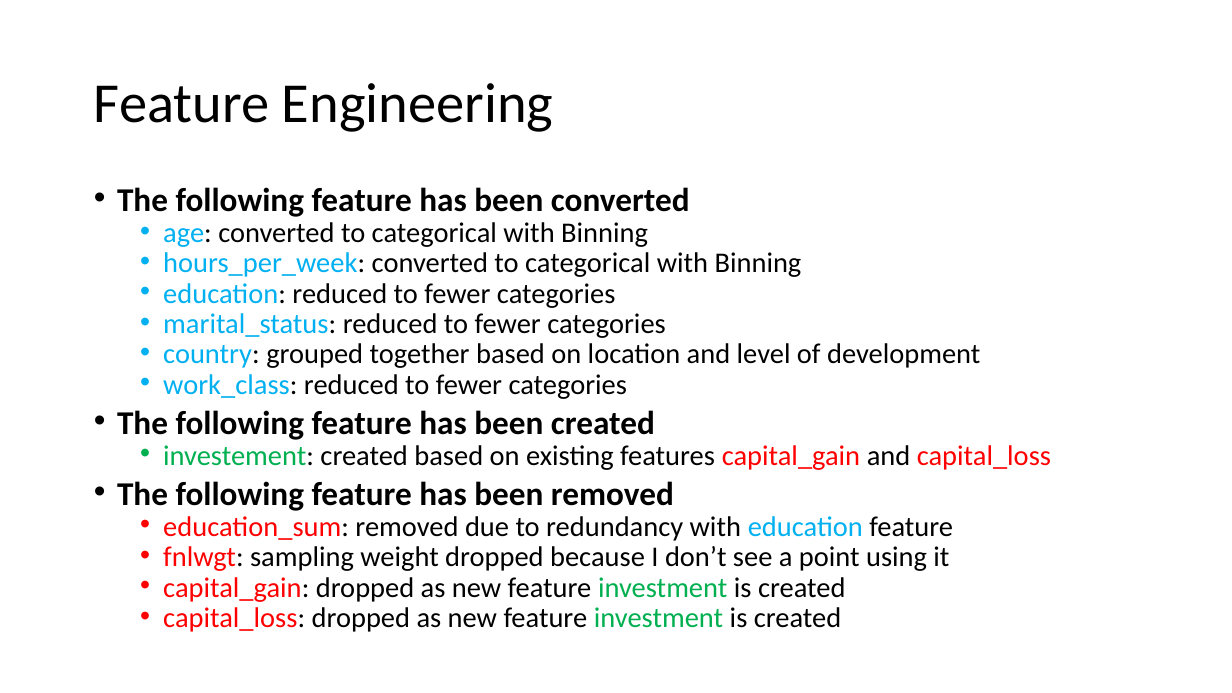
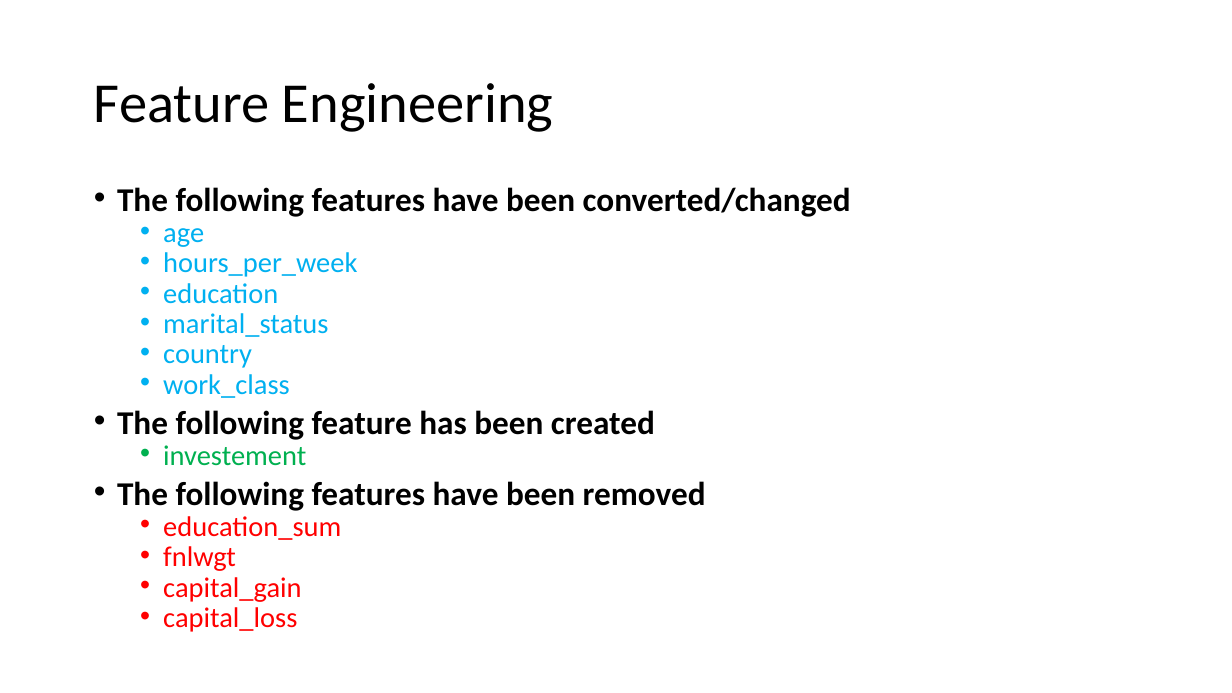
Before and after one commit to lifengzhi/msa_mh8101_or1_lp, a slide deck: slide 8 of mh8111_assignment/NaiveBayes.pptx (slide 9 before the commit). Drawn at 1232x693 pixels with LibreOffice and Linux fonts; fonts in the diff are those of the drawing. Boxes give left, top, right and bottom in pixels: in the first picture for what was removed or moved away, otherwise in the second. Text is boxed around its words. In the diff, an @@ line names an element or a change of style, - is before the commit and + after.

Commit message:
slides updated

```diff
--- a/mh8111_assignment/NaiveBayes.pptx
+++ b/mh8111_assignment/NaiveBayes.pptx
@@ text at [117,187,851,398]: text changed; text colour #000000 to #00B0F0 @@
-• The following feature has been converted
-  • age: converted to categorical with Binning
-  • hours_per_week: converted to categorical with Binning
-  • education: reduced to fewer categories
-  • marital_status: reduced to fewer categories
-  • country: grouped together based on location and level of development
-  • work_class: reduced to fewer categories
+• The following features have been converted/changed
+  • age
+  • hours_per_week
+  • education
+  • marital_status
+  • country
+  • work_class
@@ text at [117,445,706,632]: text changed; text colour #000000 to #FF0000 @@
-  • investement: created based on existing features capital_gain and capital_loss
-• The following feature has been removed
-  • education_sum: removed due to redundancy with education feature
-  • fnlwgt: sampling weight dropped because I don’t see a point using it
-  • capital_gain: dropped as new feature investment is created
-  • capital_loss: dropped as new feature investment is created
+  • investement
+• The following features have been removed
+  • education_sum
+  • fnlwgt
+  • capital_gain
+  • capital_loss
```
Also in this commit, not shown: 5 other slides changed, 9 slides added, 10 slides removed.
